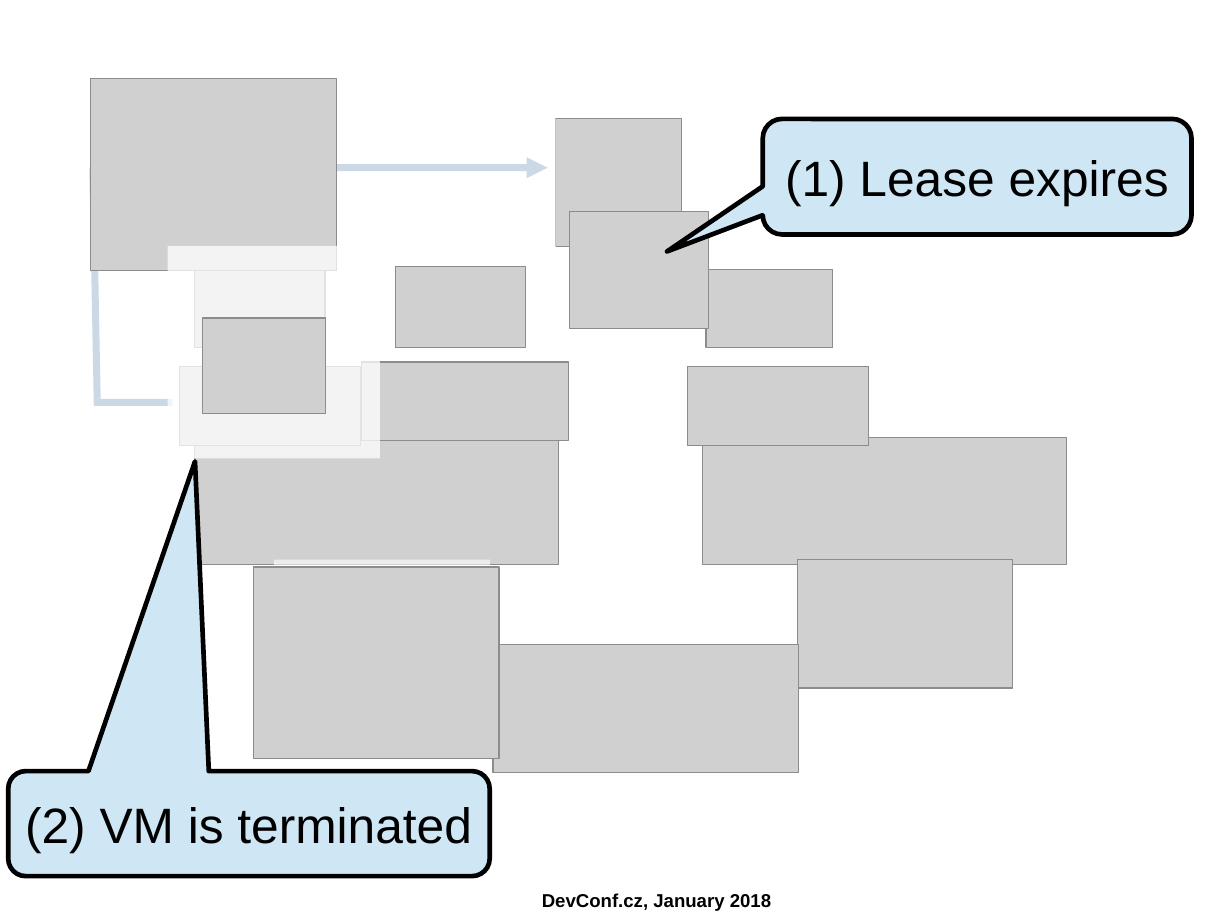
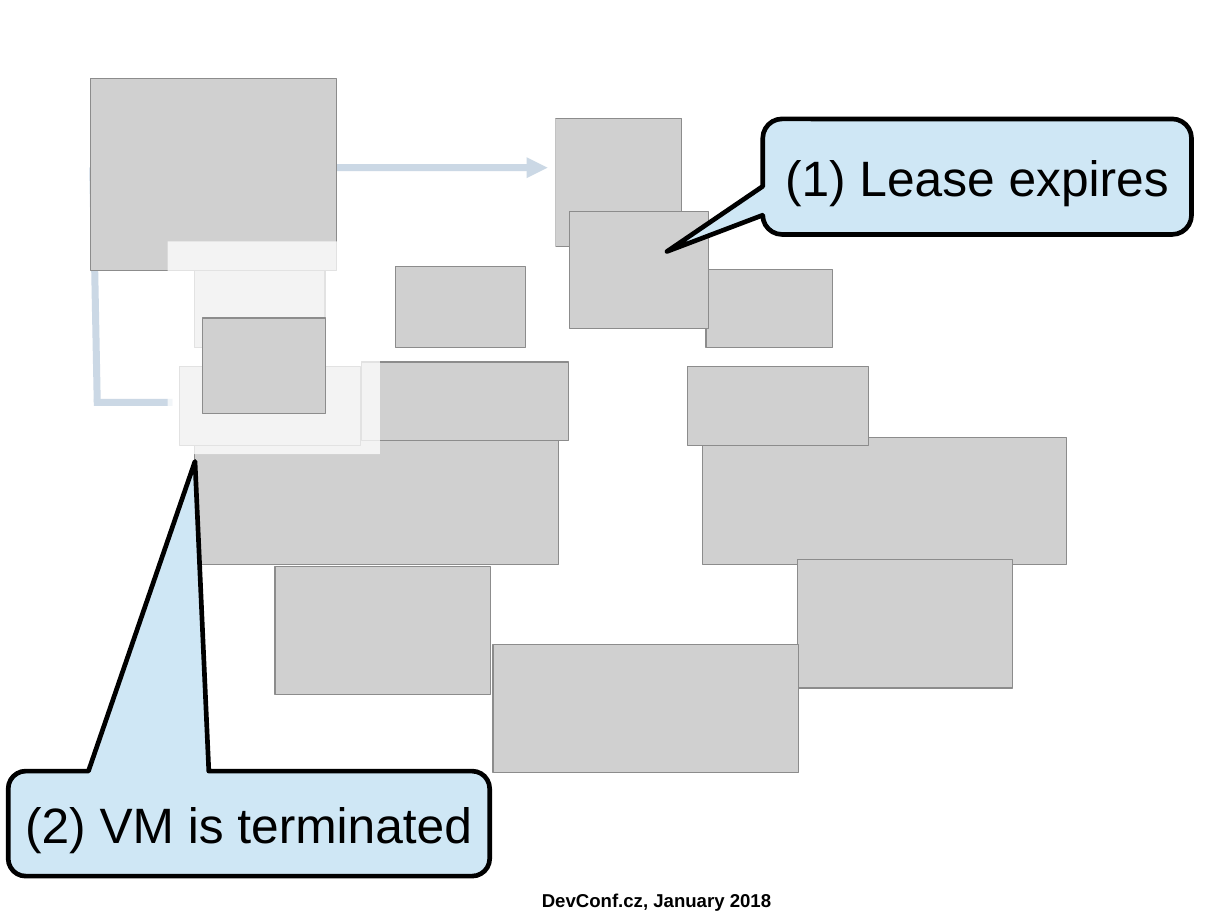
Before and after one commit to ahadas/ahadas.github.io, a slide deck: slide 50 of slides/high_availability_with_no_split_brains.odp (slide 49 before the commit). Drawn at 1232x924 pixels with LibreOffice and Linux fonts; fonts in the diff are those of the drawing; grey boxes stand for pictures; background and template pictures are left out. Boxes give left, top, right and bottom in pixels: in the first picture for what was removed or moved away, otherwise in the second. Text is boxed around its words. In the diff, an @@ line names an element or a change of style, - is before the commit and + after.

```diff
--- a/slides/high_availability_with_no_split_brains.odp
+++ b/slides/high_availability_with_no_split_brains.odp
@@ rectangle: place and size @@
-rectangle at (168, 246, 380, 458)
+rectangle at (168, 241, 380, 454)
@@ picture removed at (254, 567, 500, 759) @@
@@ rectangle removed at (274, 560, 491, 717) @@
```
Also in this commit, not shown: 15 other slides changed, 3 slides added, 2 slides removed, 1 other file.
